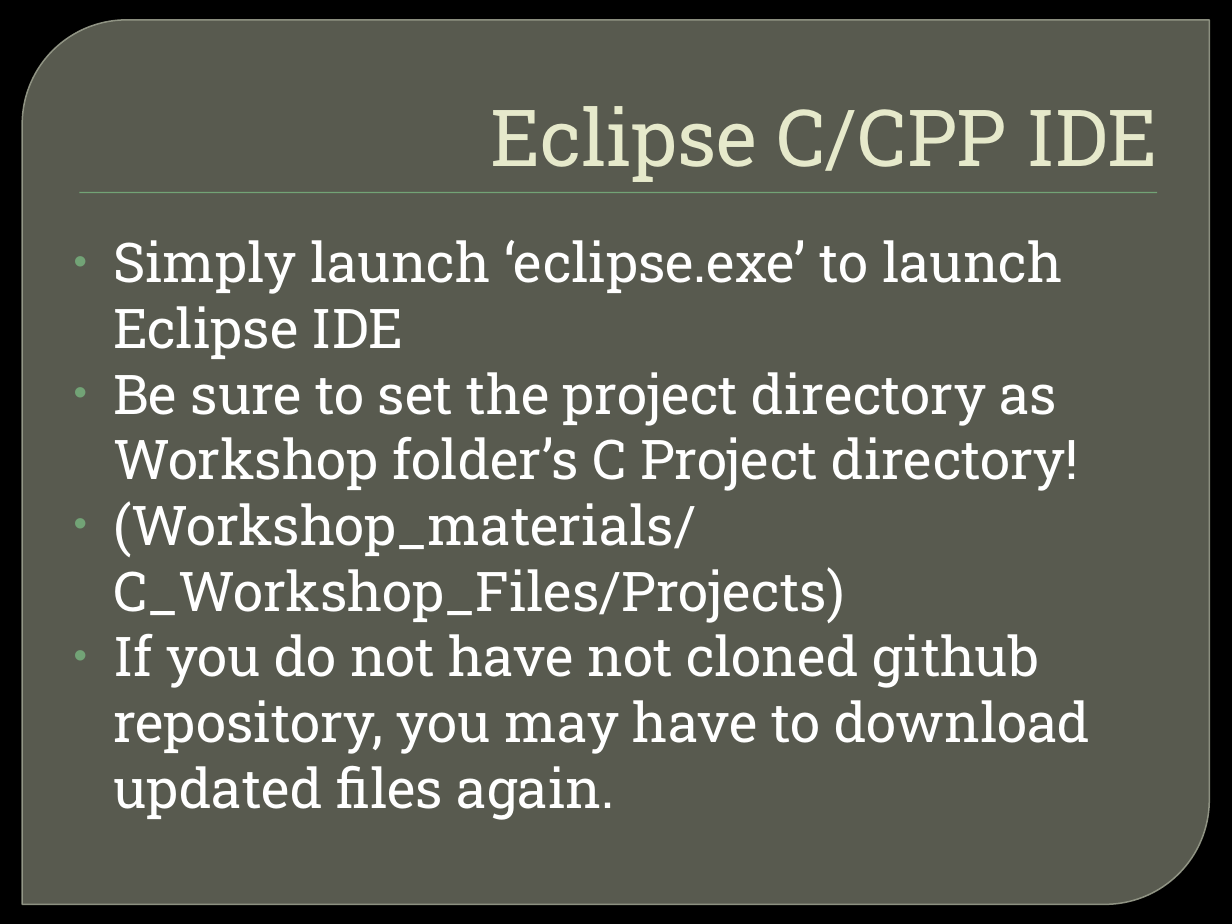
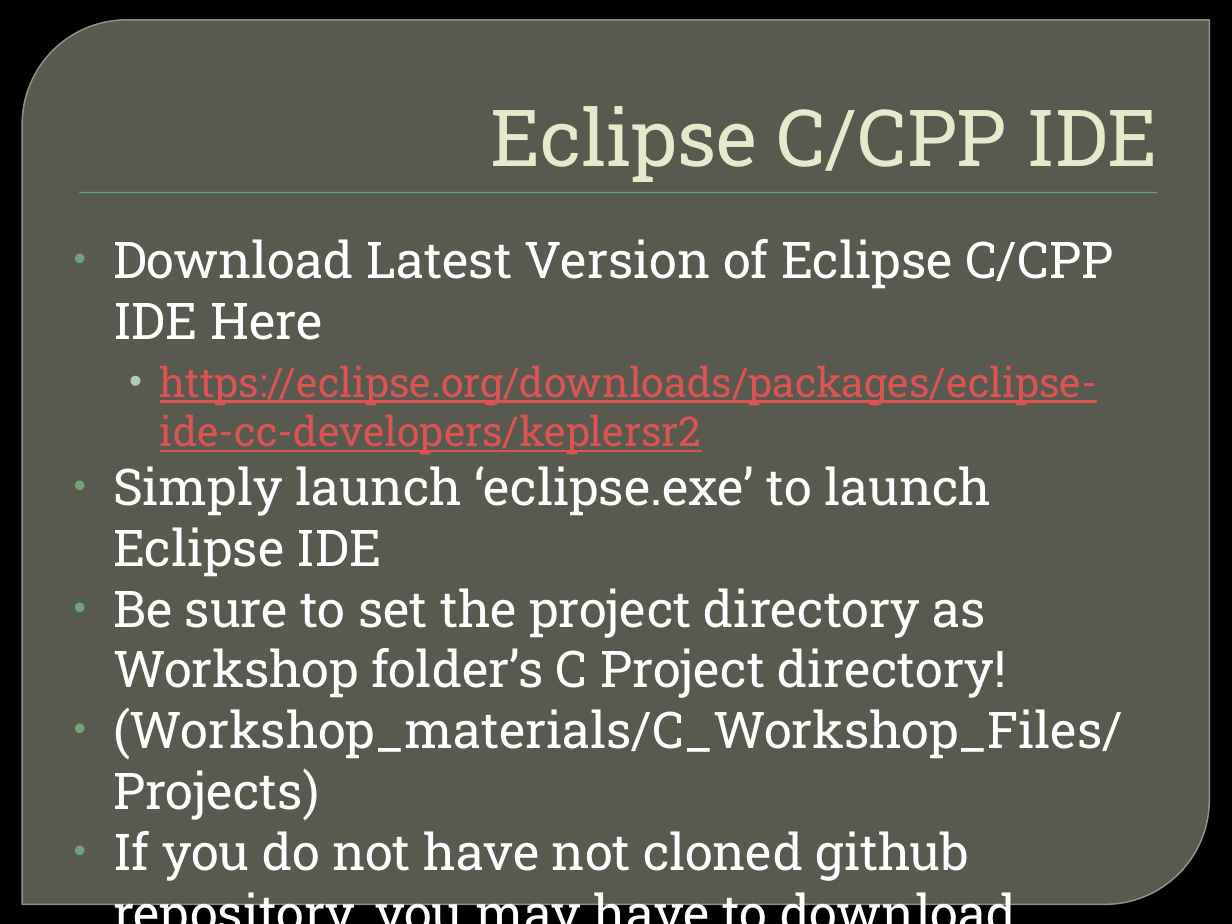
Before and after one commit to exl8454/Workshop_Materials, a slide deck: slide 5 of Workshop_Slides/Electronics Workshop (9).pptx. Drawn at 1232x924 pixels with LibreOffice and Linux fonts; fonts in the diff are those of the drawing; background and template pictures are left out. Boxes give left, top, right and bottom in pixels: in the first picture for what was removed or moved away, otherwise in the second. Text is boxed around its words. In the diff, an @@ line names an element or a change of style, - is before the commit and + after.

Commit message:
Updated PPT Slide to have download link instead of having full Eclipse IDE

```diff
--- a/Workshop_Slides/Electronics Workshop (9).pptx
+++ b/Workshop_Slides/Electronics Workshop (9).pptx
@@ text at (113, 239, 1113, 455): paragraphs added @@
+• Download Latest Version of Eclipse C/CPP IDE Here
+  • https://eclipse.org/downloads/packages/eclipse-ide-cc-developers/keplersr2
@@ text at (113, 466, 1123, 881): size 32 to 29.6 pt in "Simply launch ‘eclipse.exe’ to launch Eclipse IDE", "Be sure to set the project directory ...", "(Workshop_materials/C_Workshop_Files/Projects)", "If you do not have not cloned ..." @@
```
